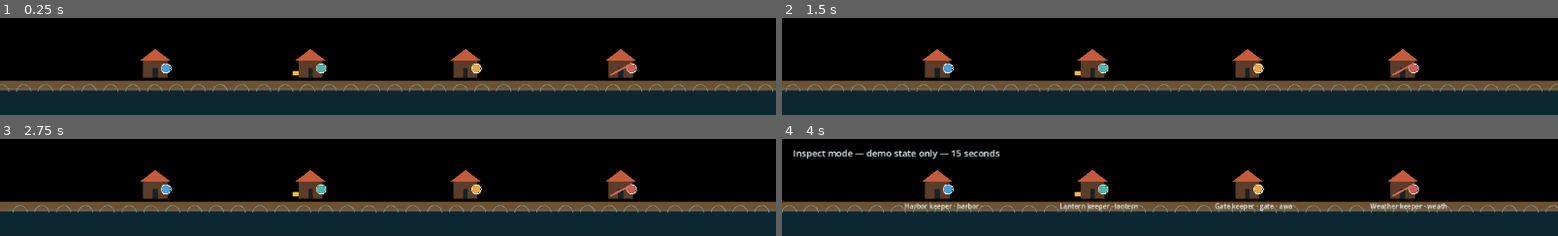
Above: before the commit, frames 1-4 (two rows, left to right).
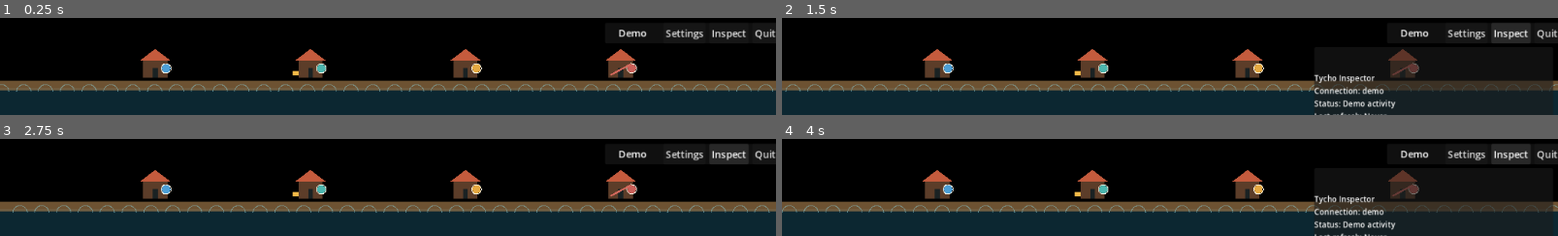
Above: after the commit, the same moments.

Repository: firewalker06/tycho-companion
Game: Godot game, scene res://main.tscn
Same seed, same stepped clock (60 frames per second), same inputs: the game is played once before the commit and once after it.
Inputs (mouse positions are in pixels of both pictures, inside the frame that each line leads up to):
- Up to frame 1 (0.25 s): no input
- Up to frame 2 (1.5 s): click (1464, 33) at 0.5 s, where only the run after the commit has a clickable "Settings"; click (1511, 33) at 1.25 s, where only the run after the commit has a clickable "Inspect"
- Up to frame 3 (2.75 s): click (729, 154) at 2 s, where only the run after the commit has a clickable "Inspect"
- Up to frame 4 (4 s): click (1511, 154) at 2.75 s, where only the run after the commit has a clickable "Inspect"; tap Enter at 3.5 s; tap I at 3.6 s

The runs differ from the first frame. In frame 1, 1.1% of the frame differs, in the area x 79-100%, y 11-23%; in frame 2, 7.0%; in frame 3, 1.9%; in frame 4, 9.3%, in the area x 1-100%, y 5-100%.

Commit message:
feat: add live Tycho companion controls

Diff:
--- /dev/null
+++ b/godot/connection_client.gd
@@ -0,0 +1,163 @@
+class_name ConnectionClient
+extends Node
+
+## Read-only Tycho transport. Tokens live only in this node's private field and are
+## deliberately excluded from signals, snapshots, persisted settings, and errors.
+
+signal status_changed(status: String, message: String)
+signal snapshot_received(activity: Dictionary, resources: Dictionary, refreshed_at: String)
+
+const SETTINGS_PATH := "user://tycho-companion.cfg"
+const MAX_RETRIES := 3
+const BASE_BACKOFF_SECONDS := 2.0
+const POLL_SECONDS := 15.0
+
+var origin := ""
+var _token := ""
+var _status := "demo"
+var _message := "Demo activity"
+var _generation := 0
+var _retry_count := 0
+var _next_refresh_at := 0
+var _pending := 0
+var _activity: Dictionary = {}
+var _resources: Dictionary = {}
+
+func _ready() -> void:
+	_load_origin()
+	var env_origin := OS.get_environment("TYCHO_ORIGIN").strip_edges()
+	var env_token := OS.get_environment("TYCHO_TOKEN")
+	if not env_origin.is_empty() and StateMapper.is_safe_origin(env_origin):
+		origin = env_origin
+	if not env_token.is_empty():
+		_token = env_token
+	if not origin.is_empty() and not _token.is_empty():
+		connect_live(origin, _token)
+
+func _process(_delta: float) -> void:
+	if has_live_configuration() and (_status == "connected" or _status == "retrying") and Time.get_ticks_msec() >= _next_refresh_at:
+		refresh()
+
+func initial_origin() -> String:
+	return origin
+
+func has_live_configuration() -> bool:
+	return not origin.is_empty() and not _token.is_empty()
+
+func connection_status() -> String:
+	return _status
+
+func connection_message() -> String:
+	return _message
+
+func connect_live(next_origin: String, next_token: String) -> Dictionary:
+	var clean_origin := next_origin.strip_edges()
+	if not StateMapper.is_safe_origin(clean_origin):
+		return {"ok": false, "error": "Use localhost, 127.0.0.1, or a single-label/.ts.net HTTPS Tycho origin."}
+	if next_token.strip_edges().is_empty():
+		return {"ok": false, "error": "A bearer token is required."}
+	origin = clean_origin
+	_token = next_token
+	_persist_origin()
+	_retry_count = 0
+	_generation += 1
+	_refresh_generation(_generation)
+	return {"ok": true}
+
+func disconnect_live() -> void:
+	_generation += 1
+	_token = ""
+	_retry_count = 0
+	_pending = 0
+	_activity = {}
+	_resources = {}
+	_set_status("demo", "Disconnected — showing local demo activity")
+
+func refresh() -> void:
+	if not has_live_configuration() or _pending > 0:
+		return
+	_generation += 1
+	_refresh_generation(_generation)
+
+func _refresh_generation(generation: int) -> void:
+	_pending = 2
+	_activity = {}
+	_resources = {}
+	_set_status("connecting", "Refreshing Tycho")
+	_request("/servers/activity", generation, true)
+	_request("/servers/resources", generation, false)
+
+func _request(path: String, generation: int, is_activity: bool) -> void:
+	var request := HTTPRequest.new()
+	request.timeout = 10.0
+	add_child(request)
+	request.request_completed.connect(_on_request_completed.bind(request, generation, is_activity))
+	var result := request.request(origin + path, authorization_headers(_token), HTTPClient.METHOD_GET)
+	if result != OK:
+		_on_request_completed(result, 0, PackedStringArray(), PackedByteArray(), request, generation, is_activity)
+
+func _on_request_completed(result: int, response_code: int, _headers: PackedStringArray, body: PackedByteArray, request: HTTPRequest, generation: int, is_activity: bool) -> void:
+	request.queue_free()
+	if generation != _generation:
+		return
+	if result != HTTPRequest.RESULT_SUCCESS or response_code < 200 or response_code >= 300:
+		_connection_failed(_generic_http_error(result, response_code))
+		return
+	var json := JSON.new()
+	if json.parse(body.get_string_from_utf8()) != OK or not (json.data is Dictionary):
+		_connection_failed("Tycho returned an unreadable response.")
+		return
+	if is_activity:
+		_activity = json.data
+	else:
+		_resources = json.data
+	_pending -= 1
+	if _pending == 0:
+		_retry_count = 0
+		_next_refresh_at = Time.get_ticks_msec() + int(POLL_SECONDS * 1000.0)
+		_set_status("connected", "Live Tycho data")
+		snapshot_received.emit(_activity, _resources, Time.get_datetime_string_from_system())
+
+func _connection_failed(reason: String) -> void:
+	_generation += 1
+	_pending = 0
+	_retry_count += 1
+	if _retry_count <= MAX_RETRIES:
+		var delay := minf(30.0, BASE_BACKOFF_SECONDS * pow(2.0, _retry_count - 1))
+		_next_refresh_at = Time.get_ticks_msec() + int(delay * 1000.0)
+		_set_status("retrying", "%s Retrying in %d seconds." % [reason, int(delay)])
+	else:
+		_set_status("offline", "%s Reconnect from Settings." % reason)
+
+func _set_status(next_status: String, next_message: String) -> void:
+	_status = next_status
+	_message = next_message
+	status_changed.emit(_status, _message)
+
+func _generic_http_error(result: int, response_code: int) -> String:
+	if result != HTTPRequest.RESULT_SUCCESS:
+		return "Tycho could not be reached."
+	if response_code == 401 or response_code == 403:
+		return "Tycho rejected the credentials."
+	return "Tycho returned HTTP %d." % response_code
+
+func _load_origin() -> void:
+	var settings := ConfigFile.new()
+	if settings.load(SETTINGS_PATH) == OK:
+		var saved_origin := str(settings.get_value("connection", "origin", ""))
+		if StateMapper.is_safe_origin(saved_origin):
+			origin = saved_origin
+
+func _persist_origin() -> void:
+	var settings := ConfigFile.new()
+	settings.set_value("connection", "origin", origin)
+	settings.save(SETTINGS_PATH)
+
+static func authorization_headers(token: String) -> PackedStringArray:
+	# Keep construction here: callers receive headers, never a token-bearing request model.
+	return PackedStringArray(["Authorization: Bearer " + token])
+
+static func redact_secret(value: String, secret: String) -> String:
+	if secret.is_empty():
+		return value
+	return value.replace(secret, "[redacted]")
--- a/godot/main.gd
+++ b/godot/main.gd
@@ -3,7 +3,6 @@
 const StateMapperScript := preload("res://state_mapper.gd")
 
 const STRIP_HEIGHT := 160.0
-const INSPECT_SECONDS := 15.0
 const DEMO := [
 	{"server": "Demo shore", "project": "harbor", "agent": "Harbor keeper", "state": "running", "unread": false, "stale": false},
 	{"server": "Demo shore", "project": "lantern", "agent": "Lantern keeper", "state": "idle", "unread": true, "stale": false},
@@ -11,52 +10,251 @@
 	{"server": "Demo shore", "project": "weather", "agent": "Weather keeper", "state": "blocked", "unread": false, "stale": false},
 ]
 
-var inspect_left := 0.0
+# Hooks for the later illustration pass. The MVP intentionally draws procedural
+# placeholders and never depends on a final artwork file.
+const ASSET_SLOTS := {"shoreline": "", "workshop": "", "state_cues": ""}
+
+@onready var client: ConnectionClient = $ConnectionClient
+
 var tide := 0.0
-var focus_label: Label
+var agents: Array[Dictionary] = []
+var last_refresh := "Never"
+var inspect_visible := false
+var settings_visible := false
+var control_area: PanelContainer
+var settings_panel: PanelContainer
+var inspect_panel: PanelContainer
+var origin_field: LineEdit
+var token_field: LineEdit
+var settings_state: Label
+var connection_label: Label
+var inspect_text: Label
 
 func _ready() -> void:
 	get_window().transparent = true
 	get_window().borderless = true
 	get_window().always_on_top = false
-	get_window().position = DisplayServer.screen_get_usable_rect().position + Vector2i(0, DisplayServer.screen_get_usable_rect().size.y - int(STRIP_HEIGHT))
-	get_window().mouse_passthrough = true
-	focus_label = Label.new()
-	focus_label.position = Vector2(18, 12)
-	focus_label.add_theme_font_size_override("font_size", 15)
-	focus_label.add_theme_color_override("font_color", Color("eaf7fb"))
-	focus_label.hide()
-	add_child(focus_label)
+	var usable := DisplayServer.screen_get_usable_rect()
+	get_window().position = usable.position + Vector2i(0, usable.size.y - int(STRIP_HEIGHT))
+	_build_controls()
+	client.status_changed.connect(_on_connection_status_changed)
+	client.snapshot_received.connect(_on_snapshot_received)
+	_on_connection_status_changed(client.connection_status(), client.connection_message())
+	call_deferred("_update_passthrough")
 	queue_redraw()
 
 func _process(delta: float) -> void:
-	if inspect_left > 0.0:
-		inspect_left = maxf(0.0, inspect_left - delta)
-		if inspect_left == 0.0:
-			_leave_inspect()
 	if _has_motion():
 		tide += delta
 		queue_redraw()
 
 func _input(event: InputEvent) -> void:
 	if event.is_action_pressed("ui_cancel"):
-		_leave_inspect()
+		_hide_overlays()
 	if event is InputEventKey and event.pressed and event.keycode == KEY_I:
-		_enter_inspect()
-
-func _enter_inspect() -> void:
-	inspect_left = INSPECT_SECONDS
+		_toggle_inspect()
+
+func _build_controls() -> void:
+	var layer := CanvasLayer.new()
+	add_child(layer)
+	control_area = PanelContainer.new()
+	control_area.name = "ControlArea"
+	control_area.set_anchors_preset(Control.PRESET_TOP_RIGHT)
+	control_area.position = Vector2(-282, 8)
+	control_area.size = Vector2(274, 34)
+	layer.add_child(control_area)
+	var row := HBoxContainer.new()
+	row.add_theme_constant_override("separation", 6)
+	control_area.add_child(row)
+	connection_label = Label.new()
+	connection_label.custom_minimum_size = Vector2(90, 0)
+	connection_label.horizontal_alignment = HORIZONTAL_ALIGNMENT_CENTER
+	connection_label.clip_text = true
+	row.add_child(connection_label)
+	var settings_button := Button.new()
+	settings_button.text = "Settings"
+	settings_button.tooltip_text = "Configure Tycho origin and token"
+	settings_button.pressed.connect(_toggle_settings)
+	row.add_child(settings_button)
+	var inspect_button := Button.new()
+	inspect_button.text = "Inspect"
+	inspect_button.tooltip_text = "Show compact diagnostics"
+	inspect_button.pressed.connect(_toggle_inspect)
+	row.add_child(inspect_button)
+	var quit_button := Button.new()
+	quit_button.text = "Quit"
+	quit_button.tooltip_text = "Quit Tycho Companion"
+	quit_button.pressed.connect(_quit)
+	row.add_child(quit_button)
+	_build_settings(layer)
+	_build_inspect(layer)
+
+func _build_settings(layer: CanvasLayer) -> void:
+	settings_panel = PanelContainer.new()
+	settings_panel.name = "SettingsOverlay"
+	settings_panel.set_anchors_preset(Control.PRESET_TOP_RIGHT)
+	settings_panel.position = Vector2(-402, 48)
+	settings_panel.size = Vector2(394, 190)
+	layer.add_child(settings_panel)
+	var box := VBoxContainer.new()
+	box.add_theme_constant_override("separation", 6)
+	settings_panel.add_child(box)
+	var title := Label.new()
+	title.text = "Tycho connection"
+	title.add_theme_font_size_override("font_size", 16)
+	box.add_child(title)
+	var origin_label := Label.new()
+	origin_label.text = "Origin (loopback or HTTPS .ts.net / MagicDNS)"
+	box.add_child(origin_label)
+	origin_field = LineEdit.new()
+	origin_field.placeholder_text = "https://tycho.example.ts.net"
+	origin_field.text = client.initial_origin()
+	box.add_child(origin_field)
+	var token_label := Label.new()
+	token_label.text = "Bearer token (memory only)"
+	box.add_child(token_label)
+	token_field = LineEdit.new()
+	token_field.secret = true
+	token_field.placeholder_text = "Token is never saved"
+	box.add_child(token_field)
+	var actions := HBoxContainer.new()
+	box.add_child(actions)
+	var connect_button := Button.new()
+	connect_button.text = "Connect"
+	connect_button.pressed.connect(_connect)
+	actions.add_child(connect_button)
+	var disconnect_button := Button.new()
+	disconnect_button.text = "Disconnect"
+	disconnect_button.pressed.connect(_disconnect)
+	actions.add_child(disconnect_button)
+	settings_state = Label.new()
+	settings_state.autowrap_mode = TextServer.AUTOWRAP_WORD_SMART
+	settings_state.add_theme_color_override("font_color", Color("f2d08a"))
+	box.add_child(settings_state)
+	settings_panel.hide()
+
+func _build_inspect(layer: CanvasLayer) -> void:
+	inspect_panel = PanelContainer.new()
+	inspect_panel.name = "InspectOverlay"
+	inspect_panel.set_anchors_preset(Control.PRESET_TOP_RIGHT)
+	inspect_panel.position = Vector2(-402, 48)
+	inspect_panel.size = Vector2(394, 250)
+	layer.add_child(inspect_panel)
+	inspect_text = Label.new()
+	inspect_text.autowrap_mode = TextServer.AUTOWRAP_WORD_SMART
+	inspect_text.add_theme_font_size_override("font_size", 13)
+	inspect_panel.add_child(inspect_text)
+	inspect_panel.hide()
+
+func _connect() -> void:
+	var result := client.connect_live(origin_field.text, token_field.text)
+	if not result.ok:
+		settings_state.text = str(result.error)
+		return
+	# Drop the UI's second copy immediately. ConnectionClient is the sole in-memory owner.
+	token_field.clear()
+	settings_state.text = "Connecting…"
+	_update_inspect_text()
+	call_deferred("_update_passthrough")
+
+func _disconnect() -> void:
+	client.disconnect_live()
+	token_field.clear()
+	settings_state.text = "Disconnected. No token is retained."
+	_update_inspect_text()
+
+func _toggle_settings() -> void:
+	settings_visible = not settings_visible
+	if settings_visible:
+		inspect_visible = false
+		settings_state.text = client.connection_message()
+	settings_panel.visible = settings_visible
+	inspect_panel.hide()
+	call_deferred("_update_passthrough")
+
+func _toggle_inspect() -> void:
+	inspect_visible = not inspect_visible
+	if inspect_visible:
+		settings_visible = false
+		_update_inspect_text()
+	inspect_panel.visible = inspect_visible
+	settings_panel.hide()
+	call_deferred("_update_passthrough")
+
+func _hide_overlays() -> void:
+	settings_visible = false
+	inspect_visible = false
+	settings_panel.hide()
+	inspect_panel.hide()
+	call_deferred("_update_passthrough")
+
+func _quit() -> void:
+	client.disconnect_live()
+	get_tree().quit()
+
+func _on_connection_status_changed(status: String, message: String) -> void:
+	connection_label.text = status.capitalize()
+	if status == "retrying" or status == "offline":
+		for agent in agents:
+			agent.stale = true
+	if settings_visible:
+		settings_state.text = message
+	_update_inspect_text()
+	queue_redraw()
+
+func _on_snapshot_received(activity: Dictionary, _resources: Dictionary, refreshed_at: String) -> void:
+	agents.clear()
+	for raw in _activity_agents(activity):
+		agents.append(StateMapperScript.normalize_agent(raw))
+	last_refresh = refreshed_at
+	_update_inspect_text()
+	queue_redraw()
+
+func _activity_agents(activity: Dictionary) -> Array:
+	var raw_agents: Variant = activity.get("agents", [])
+	if raw_agents is Array:
+		return raw_agents
+	return []
+
+func _update_inspect_text() -> void:
+	if inspect_text == null:
+		return
+	var lines := [
+		"Tycho Inspector",
+		"Connection: %s" % client.connection_status(),
+		"Status: %s" % client.connection_message(),
+		"Last refresh: %s" % last_refresh,
+	]
+	var visible_agents := _visible_agents()
+	if visible_agents.is_empty():
+		lines.append("No live agents available.")
+	else:
+		for agent in visible_agents:
+			lines.append("%s — %s (%s)" % [agent.agent, StateMapperScript.effective_state(agent), agent.project])
+	inspect_text.text = "\n".join(lines)
+
+func _visible_agents() -> Array:
+	if client.has_live_configuration():
+		return agents
+	var normalized: Array = []
+	for raw in DEMO:
+		normalized.append(StateMapperScript.normalize_agent(raw))
+	return normalized
+
+func _has_motion() -> bool:
+	return _visible_agents().any(func(agent: Dictionary) -> bool: return StateMapperScript.effective_state(agent) == "running" and not agent.stale)
+
+func _update_passthrough() -> void:
+	# Godot's explicit polygon is supported on Windows transparent borderless windows:
+	# only this rectangle accepts input; every ambient pixel passes clicks to the desktop.
+	var rect := control_area.get_global_rect()
+	if settings_visible:
+		rect = rect.merge(settings_panel.get_global_rect())
+	elif inspect_visible:
+		rect = rect.merge(inspect_panel.get_global_rect())
+	var polygon := PackedVector2Array([rect.position, Vector2(rect.end.x, rect.position.y), rect.end, Vector2(rect.position.x, rect.end.y)])
 	get_window().mouse_passthrough = false
-	focus_label.text = "Inspect mode — demo state only — %d seconds" % int(ceil(inspect_left))
-	focus_label.show()
-
-func _leave_inspect() -> void:
-	inspect_left = 0.0
-	get_window().mouse_passthrough = true
-	focus_label.hide()
-
-func _has_motion() -> bool:
-	return DEMO.any(func(agent: Dictionary) -> bool: return StateMapperScript.effective_state(StateMapperScript.normalize_agent(agent)) == "running" and not agent.stale)
+	DisplayServer.window_set_mouse_passthrough(polygon)
 
 func _draw() -> void:
 	var width := get_viewport_rect().size.x
@@ -64,9 +262,12 @@
 	draw_rect(Rect2(0, 104, width, 16), Color("a67c4ca8"))
 	for wave_x in range(0, int(width), 36):
 		draw_arc(Vector2(wave_x + fmod(tide * 12.0, 36.0), 122), 12, PI, TAU, 12, Color("8ac8d080"), 1.4)
-	var gap := width / float(DEMO.size() + 1)
-	for index in DEMO.size():
-		_draw_workshop(Vector2(gap * float(index + 1), 99), StateMapperScript.normalize_agent(DEMO[index]))
+	var visible_agents := _visible_agents()
+	if visible_agents.is_empty():
+		return
+	var gap := width / float(visible_agents.size() + 1)
+	for index in visible_agents.size():
+		_draw_workshop(Vector2(gap * float(index + 1), 99), visible_agents[index])
 
 func _draw_workshop(origin: Vector2, agent: Dictionary) -> void:
 	var dim := 0.48 if agent.stale else 1.0
@@ -81,9 +282,6 @@
 		draw_rect(Rect2(origin + Vector2(-29, -12), Vector2(10, 8)), Color("f2b948"), true)
 	if agent.state == "blocked":
 		draw_line(origin + Vector2(-17, -5), origin + Vector2(17, -23), Color("d66a5e"), 3.0)
-	if inspect_left > 0.0:
-		var text := "%s · %s · %s" % [agent.agent, agent.project, agent.state]
-		draw_string(ThemeDB.fallback_font, origin + Vector2(-54, 16), text, HORIZONTAL_ALIGNMENT_LEFT, 130, 11, Color("eff6f7"))
 
 func _cue_color(state: String) -> Color:
 	match state:
--- a/godot/main.tscn
+++ b/godot/main.tscn
@@ -1,6 +1,10 @@
-[gd_scene load_steps=2 format=3]
+[gd_scene load_steps=3 format=3]
 
 [ext_resource path="res://main.gd" type="Script" id="1"]
+[ext_resource path="res://connection_client.gd" type="Script" id="2"]
 
 [node name="TychoCompanion" type="Node2D"]
 script = ExtResource("1")
+
+[node name="ConnectionClient" type="Node" parent="."]
+script = ExtResource("2")
--- /dev/null
+++ b/godot/tests/test_connection_client.gd
@@ -0,0 +1,31 @@
+extends SceneTree
+
+const Mapper := preload("res://state_mapper.gd")
+const Client := preload("res://connection_client.gd")
+
+func _init() -> void:
+	# The fixture is deliberately synthetic: no configured or environment token is
+	# ever required for tests, snapshots, or test output.
+	var fixture_token := "test-only-token"
+	var headers := Client.authorization_headers(fixture_token)
+	assert(headers.size() == 1)
+	assert(headers[0] == "Authorization: Bearer test-only-token")
+	assert(Client.redact_secret("request failed: " + fixture_token, fixture_token) == "request failed: [redacted]")
+	assert(Client.redact_secret("safe", fixture_token) == "safe")
+
+	var client := Client.new()
+	assert(client.connection_status() == "demo")
+	var bad_origin := client.connect_live("https://example.com", fixture_token)
+	assert(not bad_origin.ok)
+	assert(not str(bad_origin.error).contains(fixture_token))
+	var missing_token := client.connect_live("http://localhost", "")
+	assert(not missing_token.ok)
+	assert(client.connection_status() == "demo")
+	client.disconnect_live()
+	assert(client.connection_status() == "demo")
+	client.free()
+
+	assert(Mapper.effective_state(Mapper.normalize_agent({"state": "failed", "awaiting_input": true})) == "awaiting-input")
+	assert(Mapper.effective_state(Mapper.normalize_agent({"state": "running", "blocked": true})) == "blocked")
+	print("ConnectionClient security and state tests passed")
+	quit(0)
Not shown, added: godot/connection_client.gd.uid
Not shown, added: godot/tests/test_connection_client.gd.uid
Not shown, changed: README.md
Not shown, changed: godot/WINDOWS_TEST_BUILD.md
